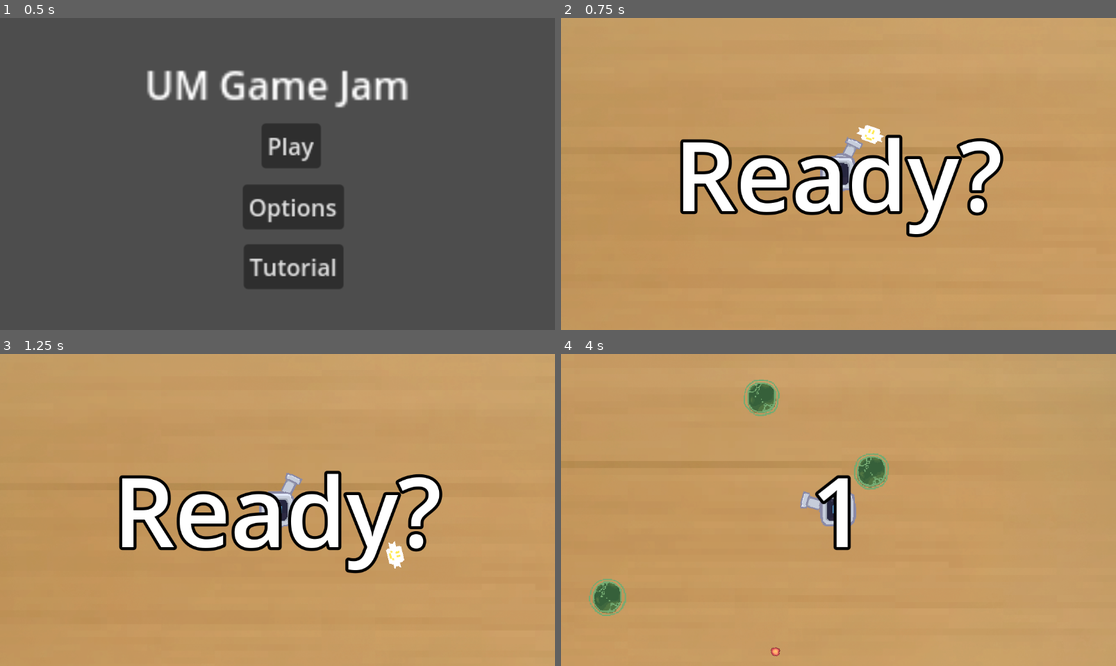
Above: before the commit, frames 1-4 (two rows, left to right).
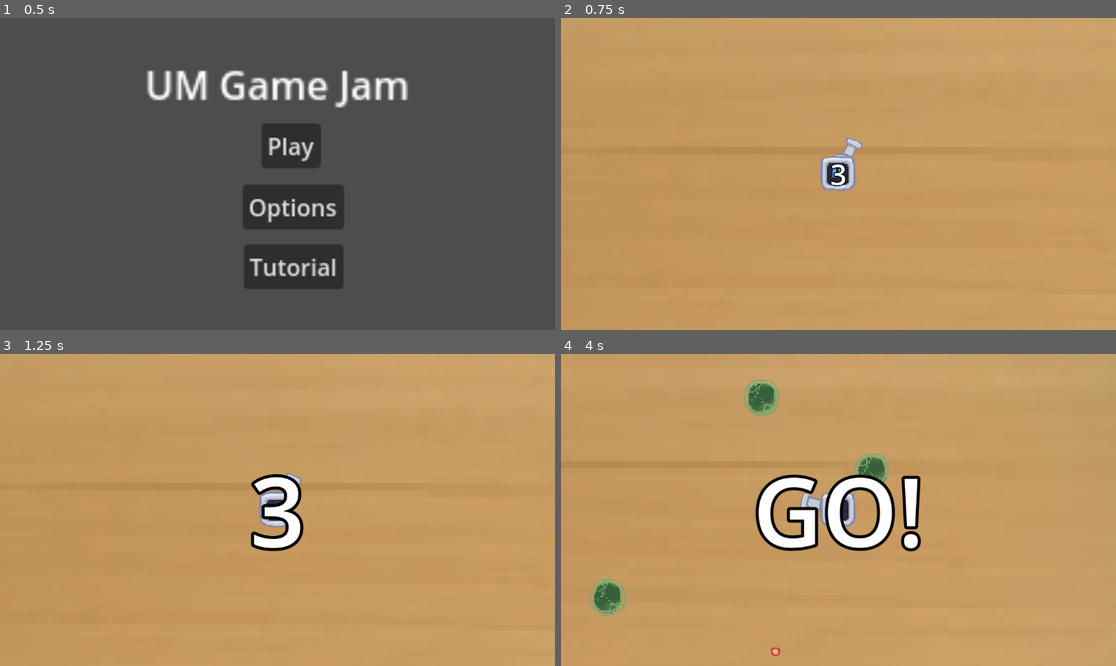
Above: after the commit, the same moments.

Repository: kaminaryu/um-gamejam
Game: Godot game, scene res://src/scenes/main_menu.tscn
The game is run twice, just before and just after one commit, with the same random seed, the same clock (stepped at 60 frames per second) and the same inputs.
Inputs (mouse positions are in pixels of both pictures, inside the frame that each line leads up to):
- Up to frame 1 (0.5 s): no input
- Up to frame 2 (0.75 s): click "Play" at 0.5 s
- Up to frame 3 (1.25 s): no input
- Up to frame 4 (4 s): tap Enter at 1.25, 2.85 s; move the mouse to (960, 494) at 1.27 s; hold D (move_right) 1.28-2 s; tap Shift (dash) at 1.35 s; click (960, 494) at 1.42 s; drag from (727, 525) to (810, 572) at 2.02 s; move the mouse to (894, 441) at 2.77 s; hold D (move_right) 2.78-3.5 s; drag from (810, 572) to (672, 463) at 3.52 s

Frame 1 is identical in both runs. In frame 2, 8.7% of the frame differs, in the area x 21-80%, y 34-71%; in frame 3, 9.1%, in the area x 21-80%, y 37-71%; in frame 4, 4.5%.

Commit message:
Added a few OST

Diff:
--- a/src/scenes/death_screen.tscn
+++ b/src/scenes/death_screen.tscn
@@ -1,10 +1,15 @@
-[gd_scene load_steps=2 format=3 uid="uid://dinc0qbdqtw07"]
+[gd_scene load_steps=3 format=3 uid="uid://dinc0qbdqtw07"]
 
-[ext_resource type="Script" uid="uid://c8wwn2u28fqg0" path="res://src/scenes/death_screen.gd" id="1_l20v2"]
+[ext_resource type="Script" path="res://src/scenes/death_screen.gd" id="1_l20v2"]
+[ext_resource type="AudioStream" uid="uid://bau05kgyscwcw" path="res://assets/soundtracks/You Lost.wav" id="2_vvawb"]
 
 [node name="DeathScreen" type="CanvasLayer"]
 process_mode = 3
 script = ExtResource("1_l20v2")
+
+[node name="AudioStreamPlayer2D" type="AudioStreamPlayer2D" parent="."]
+stream = ExtResource("2_vvawb")
+autoplay = true
 
 [node name="Control" type="Control" parent="."]
 layout_mode = 3
--- a/src/scenes/label.gd
+++ b/src/scenes/label.gd
@@ -1,32 +1,47 @@
-# CountdownUI.gd
 extends Label
 
+var audio: AudioStreamPlayer2D
+
 func _ready() -> void:
-	# 1. Reset the wave logic via the Autoload
-	WaveHandler.reset()
-	await get_tree().create_timer(1.0).timeout
-	# 2. Start the countdown sequence
-	run_countdown()
+	audio = $"../../AudioStreamPlayer2D"
+	audio.volume_db = -10
+	WaveHandler.increased_wave.connect(_on_wave_increased)
+	# Start the very first sequence
+	if WaveHandler.wave_number == 1:
+		run_opening_sequence()
+	else:
+		_on_wave_increased()
 
-func run_countdown():
-	# We use a loop to count down
+func run_opening_sequence():
+	visible = true
+	# Standard 3, 2, 1, GO loop
 	for i in range(3, 0, -1):
-		text = str(i)
+		display_text(str(i))
+		await get_tree().create_timer(1).timeout
+	display_text("GO!")
+	await get_tree().create_timer(1).timeout
 
-		# Juice it: Make the number "pop"
-		pivot_offset = size / 2
-		scale = Vector2.ZERO
-		var tween = create_tween()
-		tween.tween_property(self, "scale", Vector2.ONE, 0.5).set_trans(Tween.TRANS_ELASTIC)
+	WaveHandler.start_wave()
+	visible = false
+	audio.volume_db = 0
 
-		await get_tree().create_timer(1.0).timeout
+func _on_wave_increased() -> void:
+	# This handles Wave 2, 3, etc.
+	if WaveHandler.wave_number > 1:
+		visible = true
+		display_text("WAVE " + str(WaveHandler.wave_number))
 
-	# 3. Final message
-	text = "GO!"
-	await get_tree().create_timer(0.5).timeout
+		# Show it for a moment
+		await get_tree().create_timer(1.5).timeout
 
-	# 4. Tell the WaveHandler to actually begin!
-	WaveHandler.start_wave()
+		# Start the wave immediately after announcement
+		WaveHandler.start_wave()
+		visible = false
 
-	# 5. Hide the countdown
-	queue_free()
+# Helper function to handle the "Pop" animation so we don't repeat code
+func display_text(new_text: String):
+	text = new_text
+	pivot_offset = size / 2
+	scale = Vector2.ZERO
+	var tween = create_tween()
+	tween.tween_property(self, "scale", Vector2.ONE, 0.5).set_trans(Tween.TRANS_SINE)
--- a/src/scenes/main.tscn
+++ b/src/scenes/main.tscn
@@ -4,7 +4,7 @@
 [ext_resource type="PackedScene" uid="uid://c8qw7ykpxrqo0" path="res://src/player/player.tscn" id="1_kkvs4"]
 [ext_resource type="Script" uid="uid://cs7sfdx31skay" path="res://src/enemy/enemy_spawner/enemy_spawner.gd" id="3_2lg1k"]
 [ext_resource type="Script" uid="uid://dgf1y4mtvsmce" path="res://src/scenes/label.gd" id="4_5dlwx"]
-[ext_resource type="PackedScene" uid="uid://dp6mvmxqmwlf4" path="res://src/player/buddy.tscn" id="5_o81g6"]
+[ext_resource type="AudioStream" uid="uid://tx41g51uogee" path="res://assets/soundtracks/Bouncing Pyramids.wav" id="5_o81g6"]
 
 [sub_resource type="LabelSettings" id="LabelSettings_5dlwx"]
 font_size = 200
@@ -44,11 +44,11 @@
 anchor_bottom = 1.0
 grow_horizontal = 2
 grow_vertical = 2
-text = "Ready?"
 label_settings = SubResource("LabelSettings_5dlwx")
 horizontal_alignment = 1
 vertical_alignment = 1
 script = ExtResource("4_5dlwx")
 
-[node name="Buddy" parent="." instance=ExtResource("5_o81g6")]
-position = Vector2(7, -132)
+[node name="AudioStreamPlayer2D" type="AudioStreamPlayer2D" parent="."]
+stream = ExtResource("5_o81g6")
+autoplay = true
Not shown, added: assets/soundtracks/Bouncing Pyramids.wav.import
Not shown, added: assets/soundtracks/You Lost.wav.import
Not shown, added: assets/soundtracks/Bouncing Pyramids.wav
Not shown, added: assets/soundtracks/You Lost.wav
